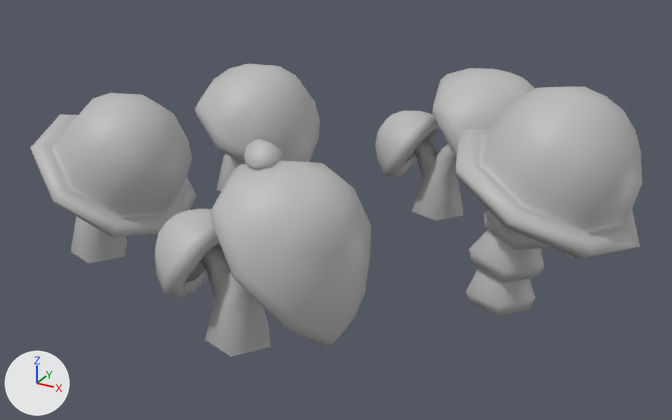
The FBX model Unity Project/MinorSkilled/Assets/Models/Placeholders/Mushroom1.fbx: old version first, new version second.
Both versions are drawn from a 50 mm lens placed at (-0.35987, 0.05819, 0.40523), pointed at (-0.37015, 0.07687, 0.39589). Every picture has the same lights, and +X, +Y and +Z are marked at lower left. Where no turn or scale is listed for an object, it has been applied to the vertices.

Objects in the first picture: 'Mushroom1', 'Mushroom2', 'Mushroom3', 'Mushroom4', 'Mushroom5'.
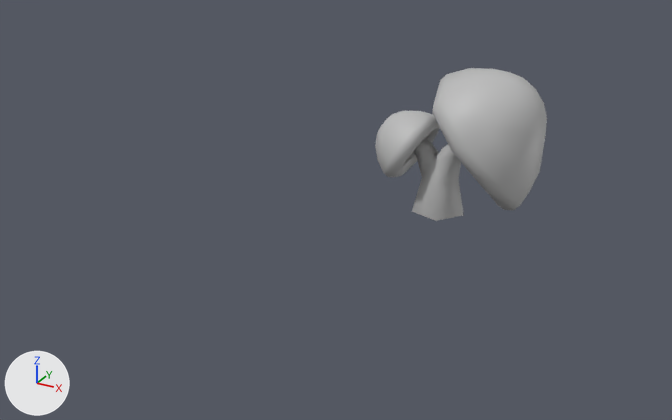
Pixel boxes [x1, y1, x2, y2] of what changed, in the pictures (672 x 420 px):
'Mushroom4', deleted
    before: [155, 139, 371, 357]
'Mushroom5', deleted
    before: [456, 87, 642, 317]
'Mushroom3', deleted
    before: [31, 93, 197, 263]
'Mushroom2', deleted
    before: [195, 64, 320, 192]

What changed in the scene script:
```text
Remove ob_mushroom5:
    ob_mushroom5 = bpy.data.objects.new('Mushroom5', me_mesh)
    ob_mushroom5.location = (-0.36587, 0.07717, 0.39426)
Remove ob_mushroom4:
    ob_mushroom4 = bpy.data.objects.new('Mushroom4', me_mesh_001)
    ob_mushroom4.location = (-0.36991, 0.07314, 0.39642)
Remove ob_mushroom2:
    ob_mushroom2 = bpy.data.objects.new('Mushroom2', me_mesh_003)
    ob_mushroom2.location = (-0.37458, 0.08023, 0.39625)
Remove ob_mushroom3:
    ob_mushroom3 = bpy.data.objects.new('Mushroom3', me_mesh_002)
    ob_mushroom3.location = (-0.37533, 0.07486, 0.39647)
```
